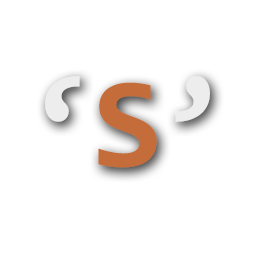
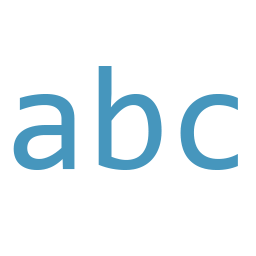
Two versions of the same layered image (256x256). Layer-by-layer changes:
renamed "‘S’" to "abc", painted on it over (13, 66, 238, 170)
